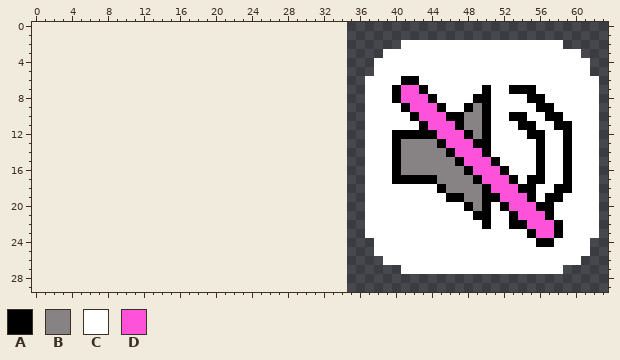
A pixel-art sprite gets an edit: img/gameIcons/soundOff.png. The picture above is the old version.
The file is 30x30 pixels. The old version is drawn lined up with the new one, on the new canvas.
Palette (. is transparent): A #000000  B #878384  C #ffffff  D #ff52db
Pixels before, first column x 37:
 2 ....CCCCCCCCCCCCCCCCCC....
 3 ..CCCCCCCCCCCCCCCCCCCCCC..
 4 .CCCCCCCCCCCCCCCCCCCCCCCC.
 5 .CCCCCCCCCCCCCCCCCCCCCCCC.
 6 CCCCAACCCCCCCCCCCCCCCCCCCC
 7 CCCADDACCCCCCACCAAACCCCCCC
 8 CCCADDDACCCCAACCCCAACCCCCC
 9 CCCCADDDACCABACCCCCAACCCCC
10 CCCCCADDDAABBACCAACCAACCCC
11 CCCCCCADDDABBACCCAACCAACCC
12 CCCAAAAADDDABACCCCAACCACCC
13 CCCABBBBADDDAACCCCCACCACCC
14 CCCABBBBBADDDACCCCCACCACCC
15 CCCABBBBBBADDDACCCCACCACCC
16 CCCABBBBBBBADDDACCCACCACCC
17 CCCAAAAABBBBADDDACAACCACCC
18 CCCCCCCCABBBBADDDAACCAACCC
19 CCCCCCCCCAABBAADDDACAACCCC
20 CCCCCCCCCCCABACADDDAACCCCC
21 CCCCCCCCCCCCAACCADDDACCCCC
22 CCCCCCCCCCCCCACCAADDDACCCC
23 CCCCCCCCCCCCCCCCCCADDACCCC
24 .CCCCCCCCCCCCCCCCCCAACCCC.
25 .CCCCCCCCCCCCCCCCCCCCCCCC.
26 ..CCCCCCCCCCCCCCCCCCCCCC..
27 ....CCCCCCCCCCCCCCCCCC....
The result:
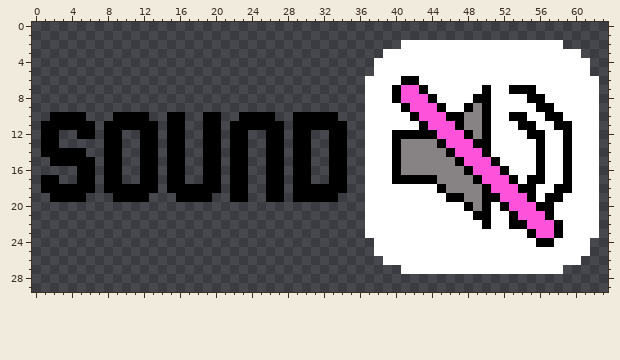
From old to new:
{"change": "canvas 30x30 -> 64x30, the old top-left corner now at 35,0 (the part of the old canvas that was cut away was empty and is not shown)"}
{"y":10,"x":2,"old":"....","new":"AAAA"}
{"y":10,"x":9,"old":"....","new":"AAAA"}
{"y":10,"x":15,"old":"..","new":"AA"}
{"y":10,"x":19,"old":"..","new":"AA"}
{"y":10,"x":23,"old":"....","new":"AAAA"}
{"y":10,"x":29,"old":".....","new":"AAAAA"}
{"y":11,"x":1,"old":"......","new":"AAAAAA"}
{"y":11,"x":8,"old":"......","new":"AAAAAA"}
{"y":11,"x":15,"old":"..","new":"AA"}
{"y":11,"x":19,"old":"..","new":"AA"}
{"y":11,"x":22,"old":"......","new":"AAAAAA"}
{"y":11,"x":29,"old":"......","new":"AAAAAA"}
{"y":12,"x":1,"old":"..","new":"AA"}
{"y":12,"x":5,"old":"..","new":"AA"}
{"y":12,"x":8,"old":"..","new":"AA"}
{"y":12,"x":12,"old":"..","new":"AA"}
{"y":12,"x":15,"old":"..","new":"AA"}
{"y":12,"x":19,"old":"..","new":"AA"}
{"y":12,"x":22,"old":"..","new":"AA"}
{"y":12,"x":26,"old":"..","new":"AA"}
{"y":12,"x":29,"old":"..","new":"AA"}
{"y":12,"x":33,"old":"..","new":"AA"}
{"y":13,"x":1,"old":"..","new":"AA"}
{"y":13,"x":8,"old":"..","new":"AA"}
{"y":13,"x":12,"old":"..","new":"AA"}
{"y":13,"x":15,"old":"..","new":"AA"}
{"y":13,"x":19,"old":"..","new":"AA"}
{"y":13,"x":22,"old":"..","new":"AA"}
{"y":13,"x":26,"old":"..","new":"AA"}
{"y":13,"x":29,"old":"..","new":"AA"}
{"y":13,"x":33,"old":"..","new":"AA"}
{"y":14,"x":1,"old":".....","new":"AAAAA"}
{"y":14,"x":8,"old":"..","new":"AA"}
{"y":14,"x":12,"old":"..","new":"AA"}
{"y":14,"x":15,"old":"..","new":"AA"}
{"y":14,"x":19,"old":"..","new":"AA"}
{"y":14,"x":22,"old":"..","new":"AA"}
{"y":14,"x":26,"old":"..","new":"AA"}
{"y":14,"x":29,"old":"..","new":"AA"}
{"y":14,"x":33,"old":"..","new":"AA"}
{"y":15,"x":2,"old":".....","new":"AAAAA"}
{"y":15,"x":8,"old":"..","new":"AA"}
{"y":15,"x":12,"old":"..","new":"AA"}
{"y":15,"x":15,"old":"..","new":"AA"}
{"y":15,"x":19,"old":"..","new":"AA"}
{"y":15,"x":22,"old":"..","new":"AA"}
{"y":15,"x":26,"old":"..","new":"AA"}
{"y":15,"x":29,"old":"..","new":"AA"}
{"y":15,"x":33,"old":"..","new":"AA"}
{"y":16,"x":5,"old":"..","new":"AA"}
{"y":16,"x":8,"old":"..","new":"AA"}
{"y":16,"x":12,"old":"..","new":"AA"}
{"y":16,"x":15,"old":"..","new":"AA"}
{"y":16,"x":19,"old":"..","new":"AA"}
{"y":16,"x":22,"old":"..","new":"AA"}
{"y":16,"x":26,"old":"..","new":"AA"}
{"y":16,"x":29,"old":"..","new":"AA"}
{"y":16,"x":33,"old":"..","new":"AA"}
{"y":17,"x":1,"old":"..","new":"AA"}
{"y":17,"x":5,"old":"..","new":"AA"}
{"y":17,"x":8,"old":"..","new":"AA"}
{"y":17,"x":12,"old":"..","new":"AA"}
{"y":17,"x":15,"old":"..","new":"AA"}
{"y":17,"x":19,"old":"..","new":"AA"}
{"y":17,"x":22,"old":"..","new":"AA"}
{"y":17,"x":26,"old":"..","new":"AA"}
{"y":17,"x":29,"old":"..","new":"AA"}
{"y":17,"x":33,"old":"..","new":"AA"}
{"y":18,"x":1,"old":"......","new":"AAAAAA"}
{"y":18,"x":8,"old":"......","new":"AAAAAA"}
{"y":18,"x":15,"old":"......","new":"AAAAAA"}
{"y":18,"x":22,"old":"..","new":"AA"}
{"y":18,"x":26,"old":"..","new":"AA"}
{"y":18,"x":29,"old":"......","new":"AAAAAA"}
{"y":19,"x":2,"old":"....","new":"AAAA"}
{"y":19,"x":9,"old":"....","new":"AAAA"}
{"y":19,"x":16,"old":"....","new":"AAAA"}
{"y":19,"x":22,"old":"..","new":"AA"}
{"y":19,"x":26,"old":"..","new":"AA"}
{"y":19,"x":29,"old":".....","new":"AAAAA"}
